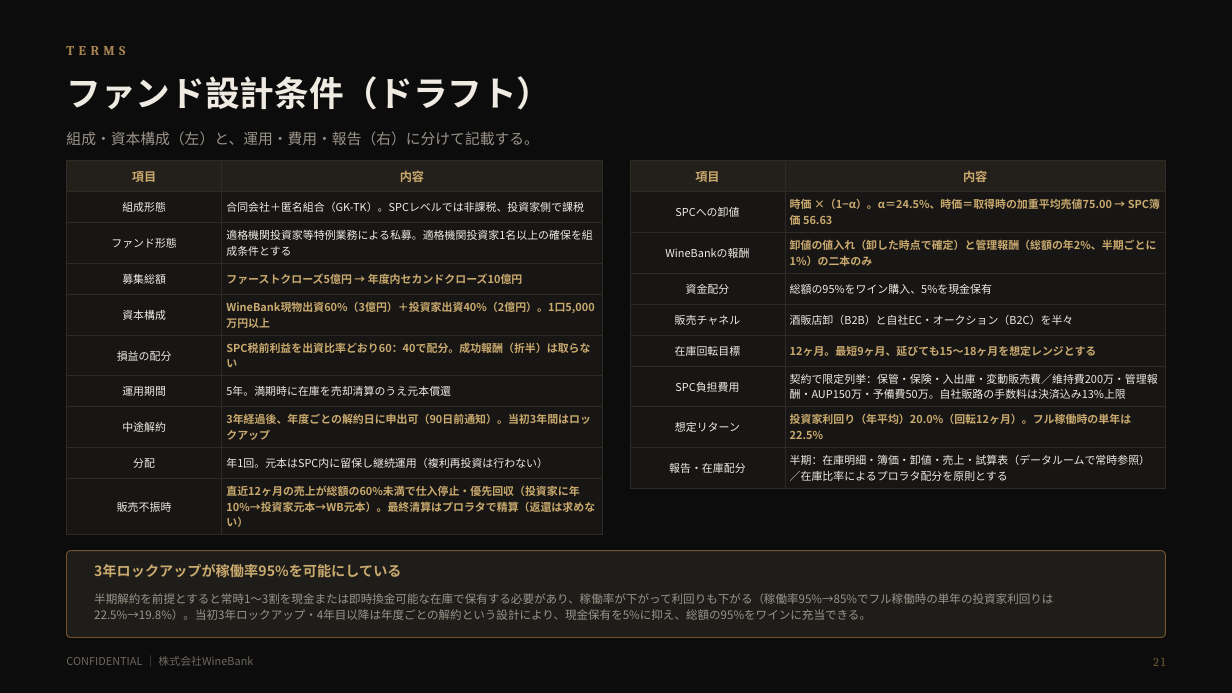
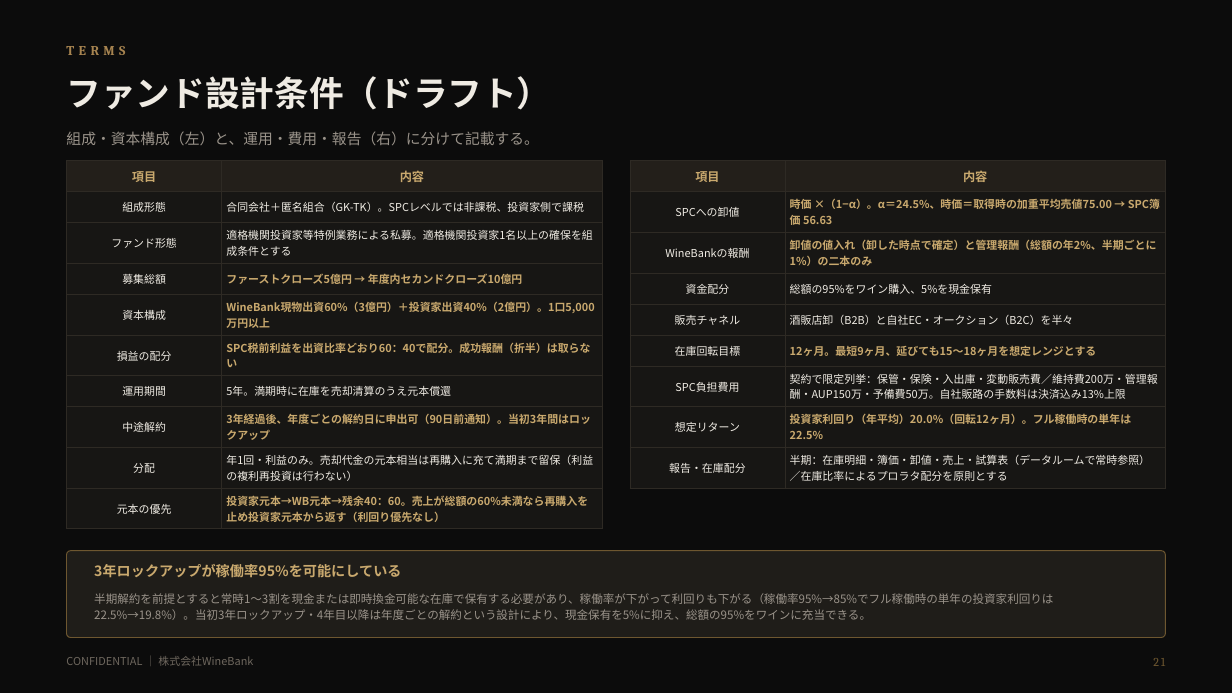
Before and after one commit to nakano-winebank/wine-auction, a slide deck: slide 22 of docs/wine-fund/WineBank_ワインファンドSPC組成提案_山本案_時価マイナスα型_20261020.pptx. Drawn at 1232x693 pixels with LibreOffice and Linux fonts; fonts in the diff are those of the drawing. Boxes give left, top, right and bottom in pixels: in the first picture for what was removed or moved away, otherwise in the second. Text is boxed around its words. In the diff, an @@ line names an element or a change of style, - is before the commit and + after.

```diff
--- a/docs/wine-fund/WineBank_ワインファンドSPC組成提案_山本案_時価マイナスα型_20261020.pptx
+++ b/docs/wine-fund/WineBank_ワインファンドSPC組成提案_山本案_時価マイナスα型_20261020.pptx
@@ table at [67, 161, 603, 526] @@
-row 9, column 2: 年1回。元本はSPC内に留保し継続運用（複利再投資は行わない）
+row 9, column 2: 年1回・利益のみ。売却代金の元本相当は再購入に充て満期まで留保（利益の複利再投資は行わない）
-row 10, column 1: 販売不振時
+row 10, column 1: 元本の優先
-row 10, column 2: 直近12ヶ月の売上が総額の60%未満で仕入停止・優先回収（投資家に年10%→投資家元本→WB元本）。最終清算はプロラタで精算（返還は求めない）
+row 10, column 2: 投資家元本→WB元本→残余40：60。売上が総額の60%未満なら再購入を止め投資家元本から返す（利回り優先なし）
```
Also in this commit, not shown: 1 other slide changed, 6 other files.
